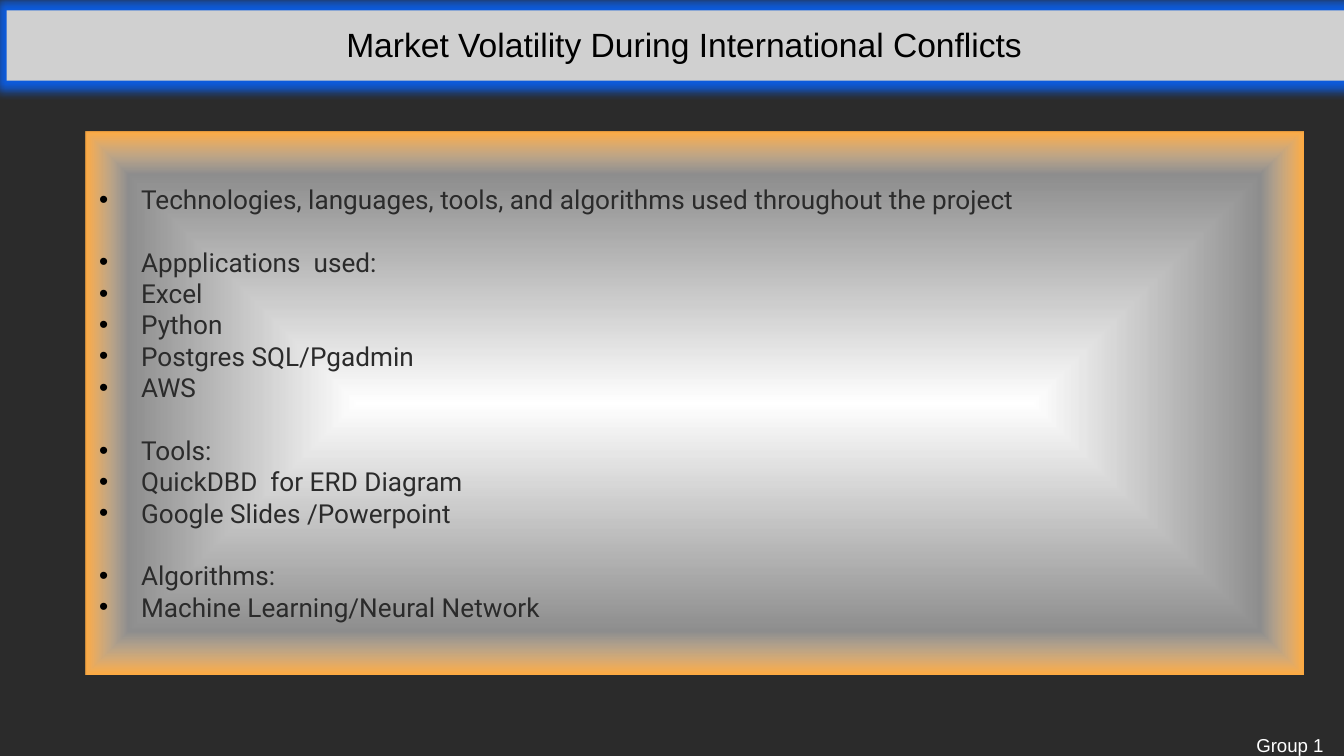
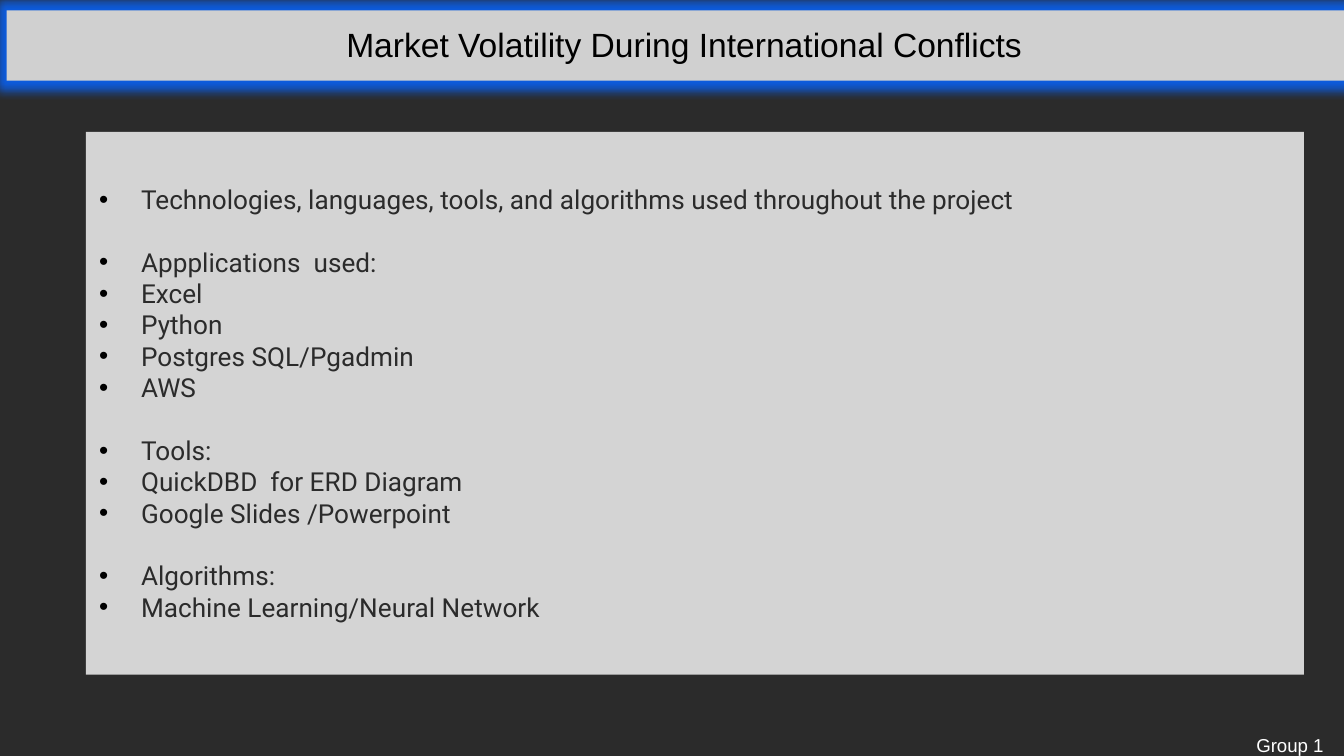
Before and after one commit to THeath15/Team1--Project, a slide deck: slide 5 of Group1 presentation revised 3.pptx (slide 12 before the commit). Drawn at 1344x756 pixels with LibreOffice and Linux fonts; fonts in the diff are those of the drawing; grey boxes stand for pictures; background and template pictures are left out; a plain dark background stands for a picture behind light text. Boxes give left, top, right and bottom in pixels: in the first picture for what was removed or moved away, otherwise in the second. Text is boxed around its words. In the diff, an @@ line names an element or a change of style, - is before the commit and + after.

```diff
--- a/Group1 presentation revised 3.pptx
+++ b/Group1 presentation revised 3.pptx
@@ rectangle "Technologies, languages, tools, and algorithms ..." at <box>86,132,1304,675</box>: fill gradient #FFFFFF to #FFAB40 to #FFFFFF at 80% opacity @@
```
Also in this commit, not shown: 11 other slides changed.
